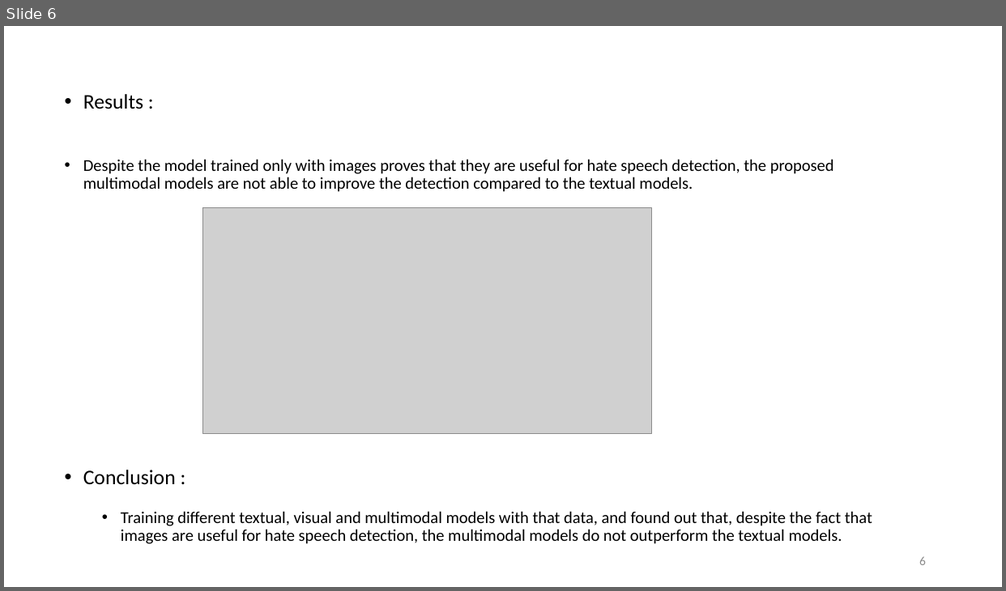
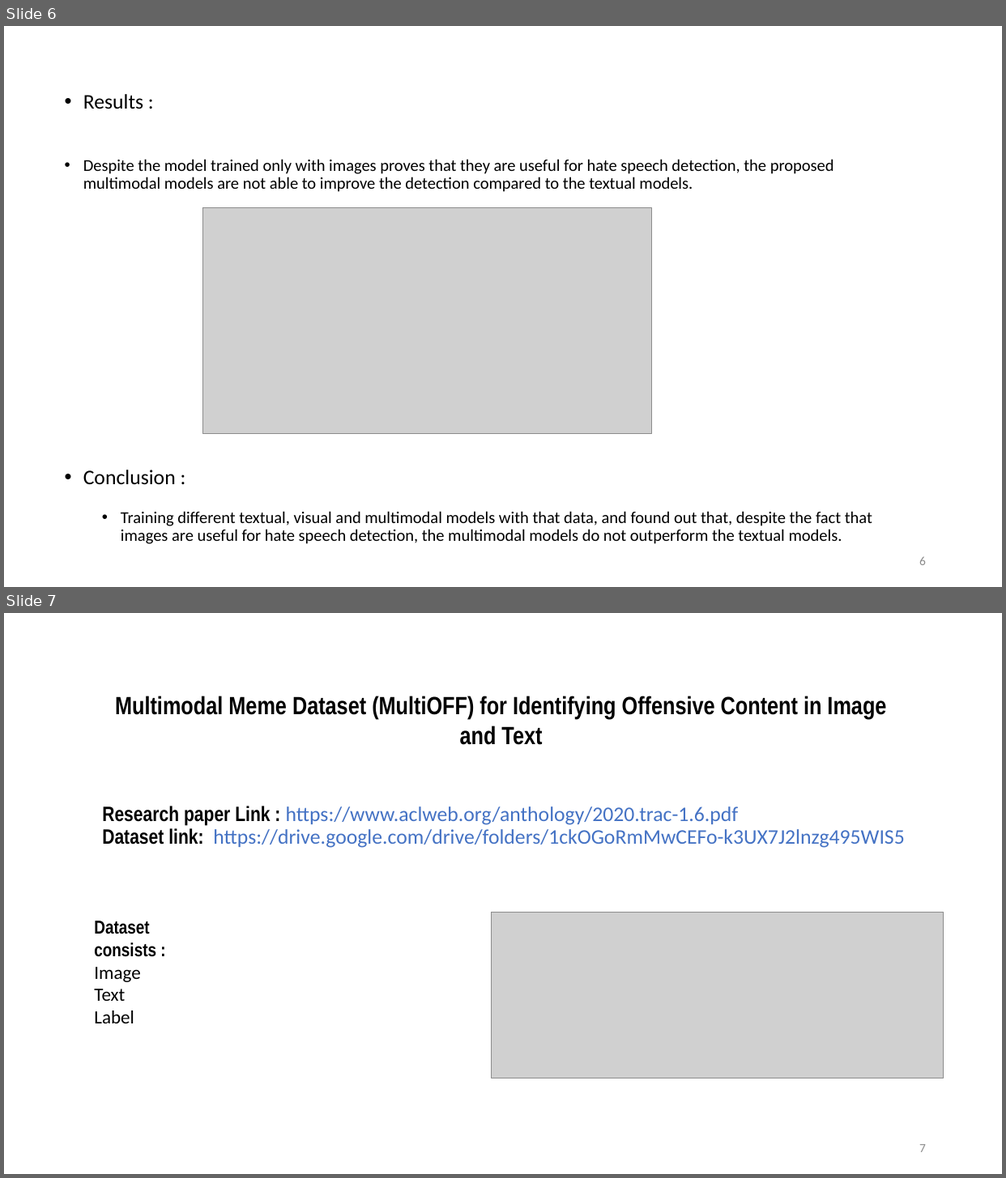
Before and after one commit to VarunBohara/Mini-Project-Documents, a slide deck: Review - 1.pptx. Shown one above the other, each under a label of ours: slide 6 before the commit, slides 6 and 7 after it. The pictures are 1006x591 and 1006x1178 pixels, drawn with LibreOffice and Linux fonts; fonts in the diff are those of the drawing; grey boxes stand for pictures. Boxes give left, top, right and bottom in pixels: in the first picture for what was removed or moved away, otherwise in the second. Text is boxed around its words. In the diff, an @@ line names an element or a change of style, - is before the commit and + after.

```diff
--- a/Review - 1.pptx
+++ b/Review - 1.pptx
@@ slide 7 added at <box>4,613,1002,1174</box>, background #FFFFFF @@
@@ text added at <box>115,696,886,745</box>, 24 pt, text #000000, bold @@
+Multimodal Meme Dataset (MultiOFF) for Identifying Offensive Content in Image and Text
@@ title added at <box>102,806,904,848</box>, 20 pt, text #4472C4 @@
+Research paper Link : https://www.aclweb.org/anthology/2020.trac-1.6.pdf
+Dataset link: https://drive.google.com/drive/folders/1ckOGoRmMwCEFo-k3UX7J2lnzg495WIS5
@@ text added at <box>94,921,156,1024</box>, 18 pt, text #000000, bold @@
+Dataset consists :
+Image
+Text
+Label
@@ picture added at <box>492,913,944,1079</box> @@
@@ page number added at <box>919,1144,926,1152</box>, 12 pt, text #8C8C8C @@
+7
```
Also in this commit, not shown: 3 other slides added.
